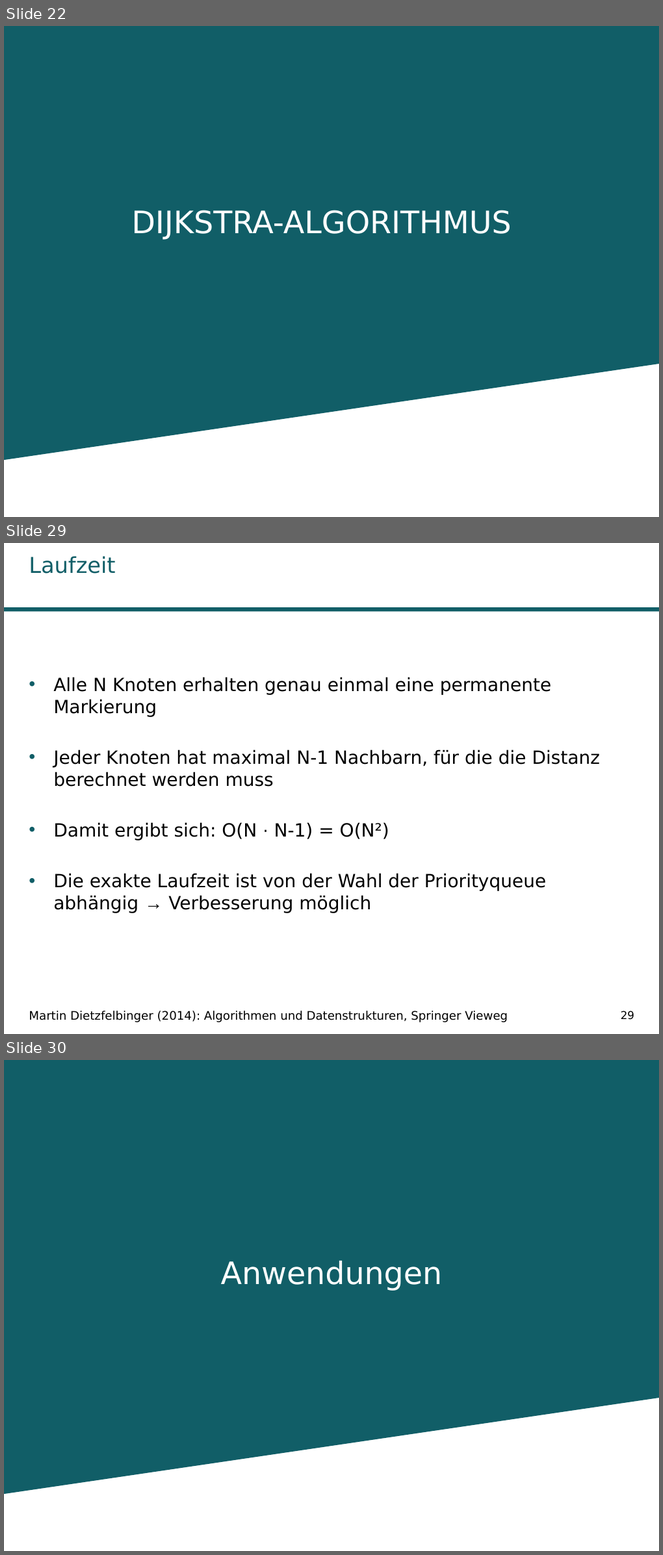
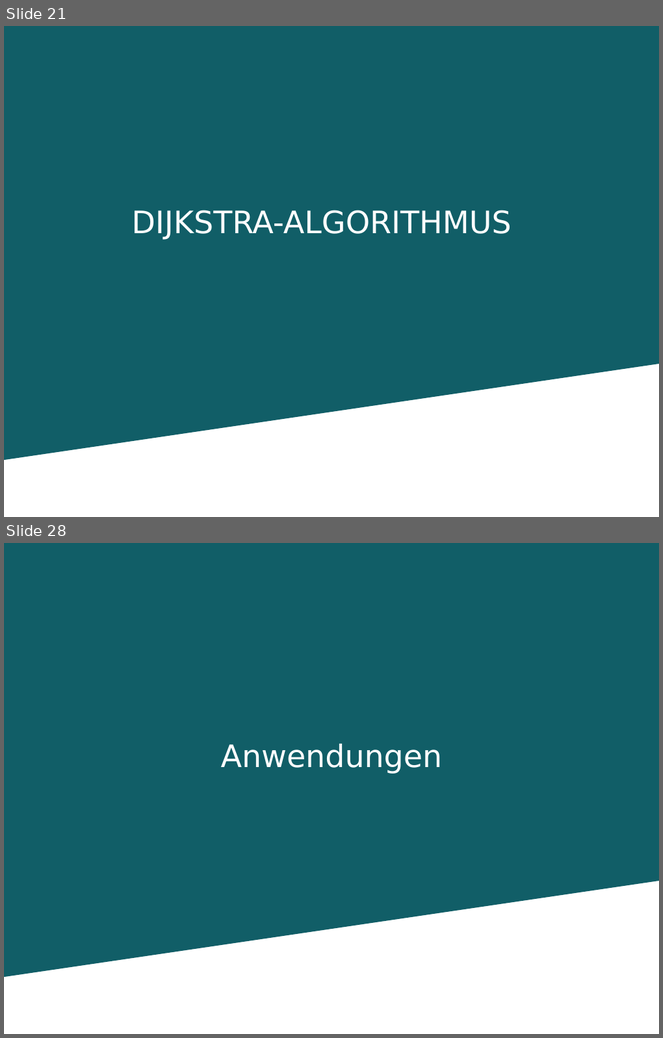
Before and after one commit to Kage0x3B/wissenschaftliches-arbeiten-praesentation, a slide deck: Präsentation Pfadplanungsalgorithmen.pptx. Shown one above the other, each under a label of ours: slides 22, 29 and 30 before the commit, slides 21 and 28 after it; the slides between them are not shown. The pictures are 663x1555 and 663x1038 pixels, drawn with LibreOffice and Linux fonts; fonts in the diff are those of the drawing; background and template pictures are left out. Boxes give left, top, right and bottom in pixels: in the first picture for what was removed or moved away, otherwise in the second. Text is boxed around its words. In the diff, an @@ line names an element or a change of style, - is before the commit and + after.

```diff
--- a/Präsentation Pfadplanungsalgorithmen.pptx
+++ b/Präsentation Pfadplanungsalgorithmen.pptx
@@ slide 29 removed at bbox=[4, 543, 659, 1034], background #FFFFFF @@
@@ title removed at bbox=[29, 556, 115, 574] @@
-Laufzeit
@@ rectangle removed at bbox=[4, 607, 659, 611] @@
@@ text removed at bbox=[53, 677, 601, 913] @@
-• Alle N Knoten erhalten genau einmal eine permanente Markierung
-• Jeder Knoten hat maximal N-1 Nachbarn, für die die Distanz berechnet werden muss
-• Damit ergibt sich: O(N · N-1) = O(N²)
-• Die exakte Laufzeit ist von der Wahl der Priorityqueue abhängig → Verbesserung möglich
@@ text removed at bbox=[29, 1011, 508, 1023] @@
-Martin Dietzfelbinger (2014): Algorithmen und Datenstrukturen, Springer Vieweg
@@ page number removed at bbox=[621, 1011, 634, 1020] @@
-29
@@ what was slide 22 is now slide 21 @@
@@ what was slide 30 is now slide 28 @@
```
Also in this commit, not shown: 13 slides changed, 1 other slide removed, 1 other file.
